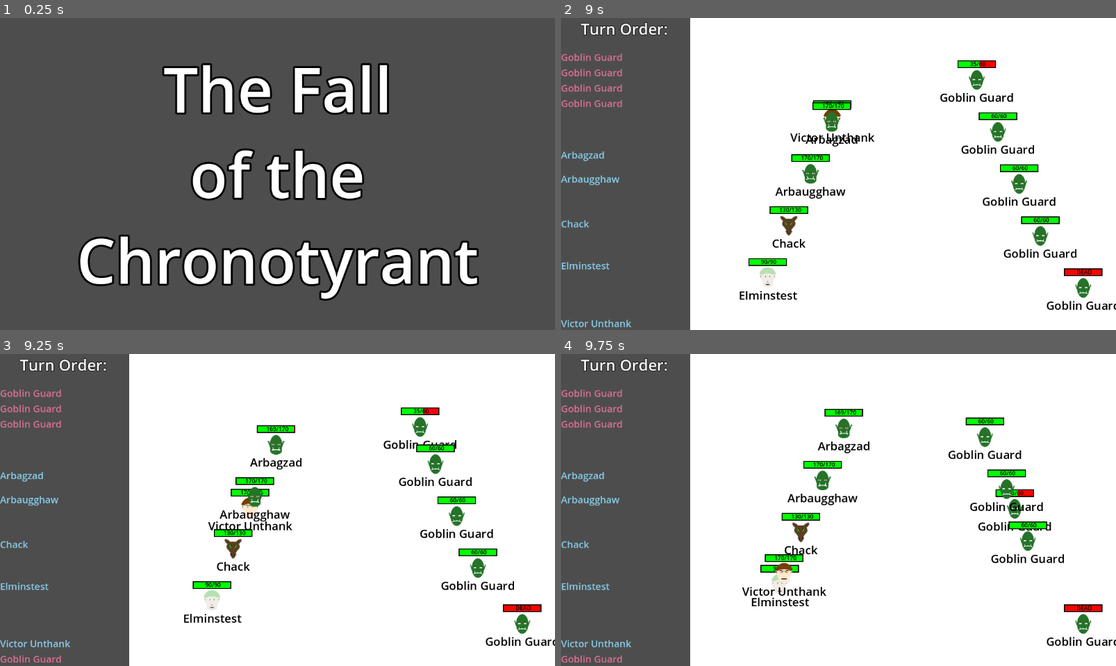
Above: before the commit, frames 1-4 (two rows, left to right).
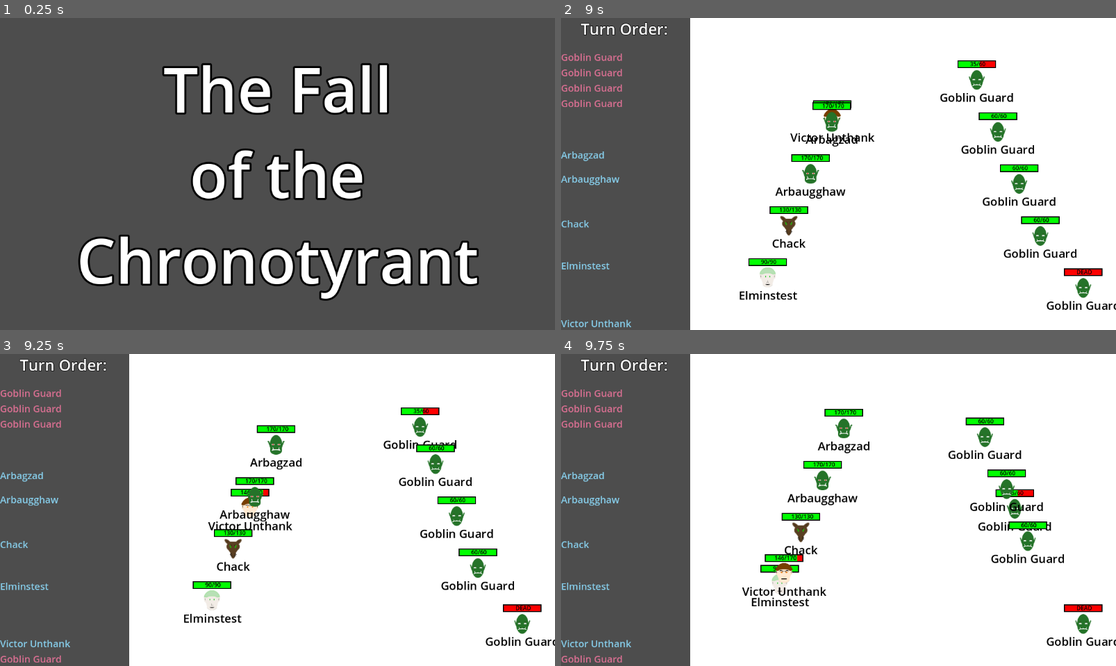
Above: after the commit, the same moments.

Repository: Habidakus/wild-jam-78-erase
Game: Godot game, scene res://Scenes/main.tscn
Two runs of this game, one before a commit and one after it. Both use one fixed random seed, a clock stepped at 60 frames per second and the inputs below. The engine's default icon, where the game draws it, is replaced by a stand-in: a white triangle on a blue panel in a dark square.
Inputs (mouse positions are in pixels of both pictures, inside the frame that each line leads up to):
- Up to frame 1 (0.25 s): no input
- Up to frame 2 (9 s): tap Enter at 0.5, 2, 2.75 s; move the mouse to (960, 158) at 0.52 s; click (960, 158) at 0.67 s; click "Play" at 1.25 s; move the mouse to (727, 189) at 2.02 s; click (727, 189) at 2.17 s; move the mouse to (894, 105) at 2.77 s; click (894, 105) at 2.92 s; tap Space at 3.5 s; move the mouse to (810, 236) at 3.52 s; click (810, 236) at 3.67 s; click "Smash" at 4.25 s; move the mouse to (1005, 220) at 5.02 s; click (1005, 220) at 5.17 s; move the mouse to (672, 127) at 5.77 s; click (672, 127) at 5.92 s; click "Zzzap" at 6.5 s; move the mouse to (866, 174) at 7.27 s; click (866, 174) at 7.42 s; move the mouse to (755, 96) at 8.02 s; click (755, 96) at 8.17 s; click "Short Sword" at 8.75 s
- Up to frame 3 (9.25 s): no input
- Up to frame 4 (9.75 s): move the mouse to (960, 494) at 9.52 s; click (960, 494) at 9.67 s

Frames 1-2 are identical in both runs. In frame 3, less than 0.1% of the frame differs, in the area x 43-54%, y 23-46%; in frame 4, less than 0.1%.

Commit message:
Fixed typo in min max calculator for fights

Diff:
--- a/Scripts/MinMaxFunctions/EGameState.gd
+++ b/Scripts/MinMaxFunctions/EGameState.gd
@@ -97,13 +97,13 @@
 			if unit.side == who_just_went:
 				if unit.is_alive():
 					score.numerical_advantage += 1
-					score.health_advantage -= unit.current_health
+					score.health_advantage += unit.current_health
 					if our_lowest_health > unit.current_health:
 						our_lowest_health = unit.current_health
 			else:
 				if unit.is_alive():
 					score.numerical_advantage -= 1
-					score.health_advantage += unit.current_health
+					score.health_advantage -= unit.current_health
 					if their_lowest_health > unit.current_health:
 						their_lowest_health = unit.current_health
 		score.min_health_advantage = our_lowest_health - their_lowest_health
